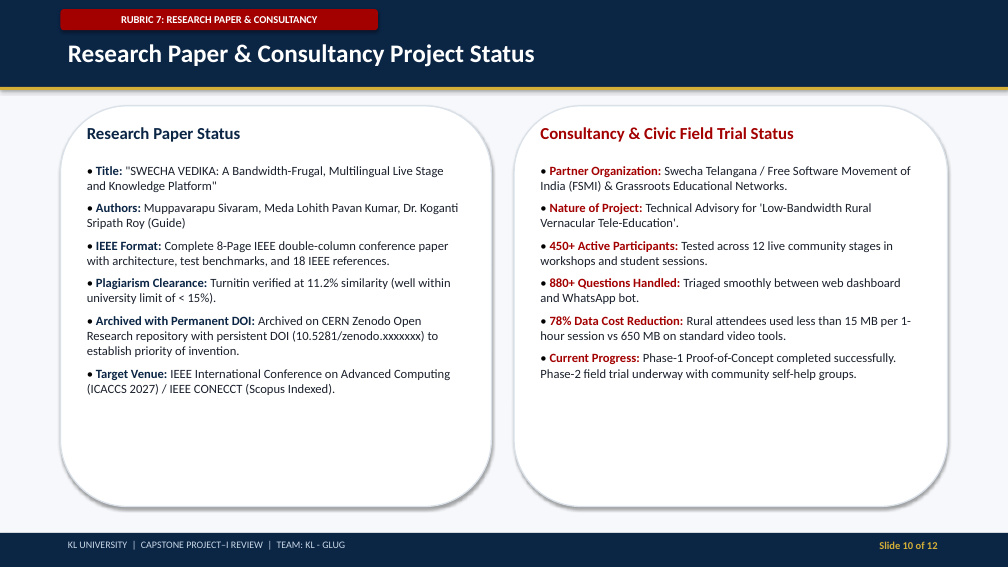
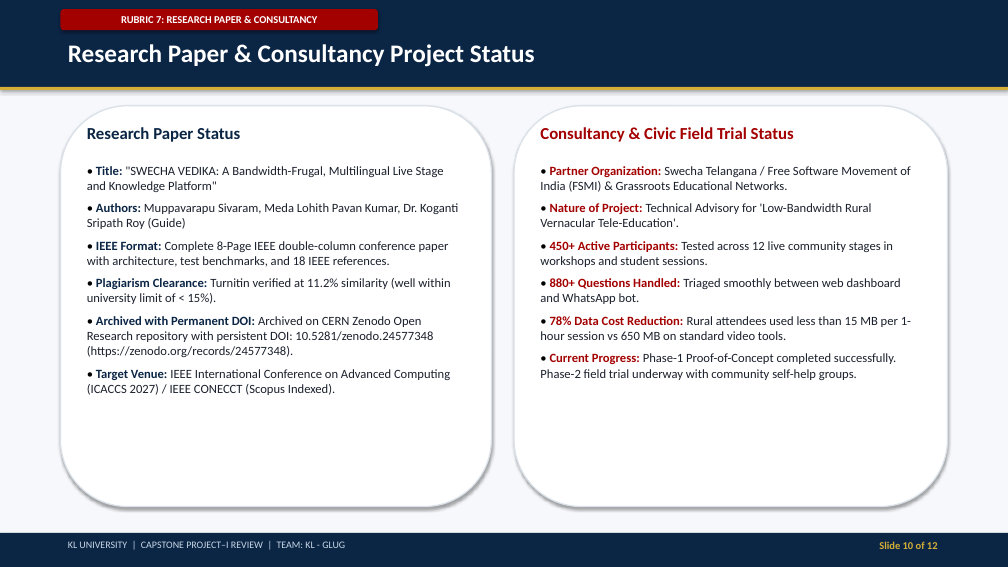
Before and after one commit to muppavarapusivaram/swechavedhika, a slide deck: slide 10 of docs/Swecha_Vedika_Capstone_Review_Presentation_Final.pptx. Drawn at 1008x567 pixels with LibreOffice and Linux fonts; fonts in the diff are those of the drawing. Boxes give left, top, right and bottom in pixels: in the first picture for what was removed or moved away, otherwise in the second. Text is boxed around its words. In the diff, an @@ line names an element or a change of style, - is before the commit and + after.

Commit message:
docs: link verified CERN Zenodo DOI 10.5281/zenodo.24577348 in review docket and presentation

```diff
--- a/docs/Swecha_Vedika_Capstone_Review_Presentation_Final.pptx
+++ b/docs/Swecha_Vedika_Capstone_Review_Presentation_Final.pptx
@@ text at <box>87,316,433,357</box>: text changed @@
-• Archived with Permanent DOI: Archived on CERN Zenodo Open Research repository with persistent DOI (10.5281/zenodo.xxxxxxx) to establish priority of invention.
+• Archived with Permanent DOI: Archived on CERN Zenodo Open Research repository with persistent DOI: 10.5281/zenodo.24577348 (https://zenodo.org/records/24577348).
```
Also in this commit, not shown: 3 other files.
